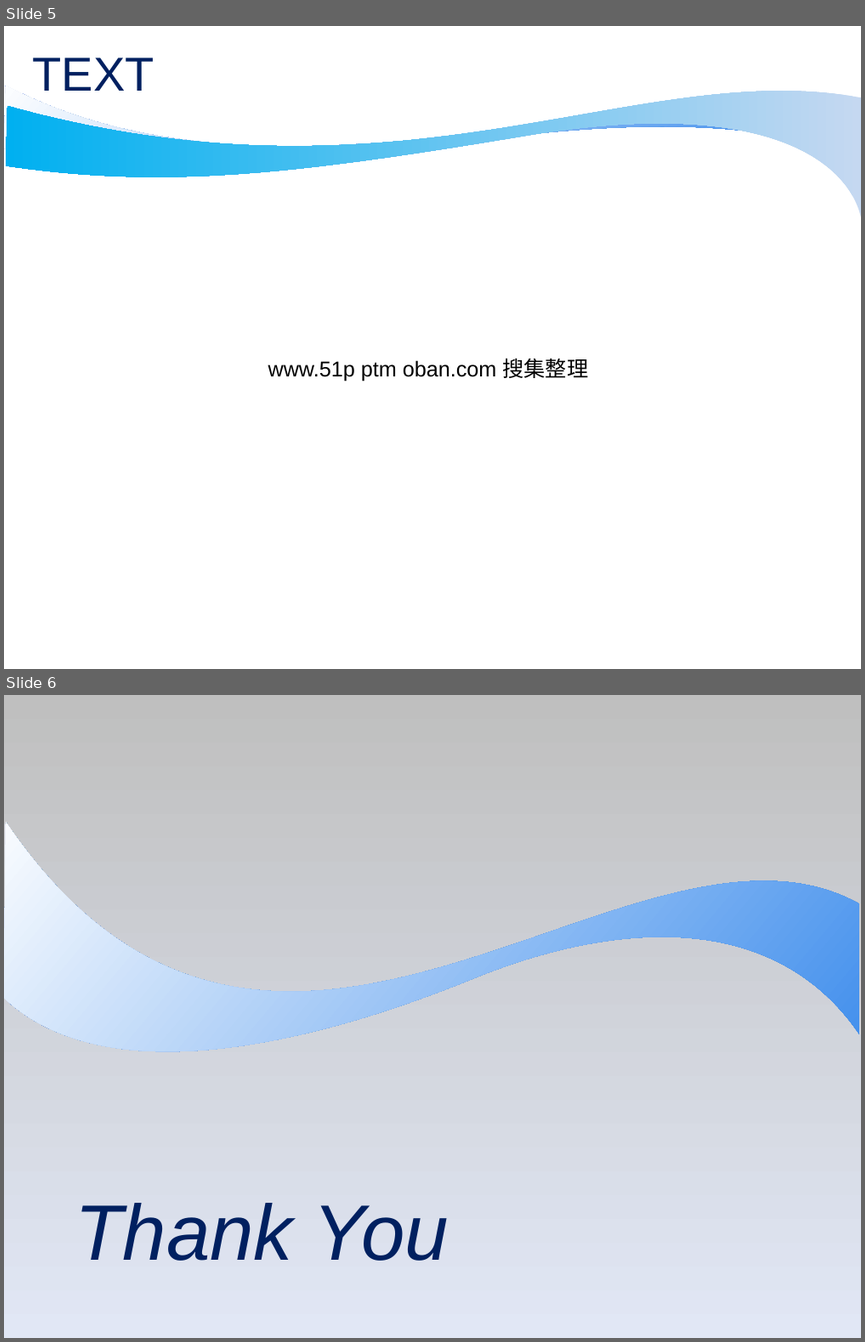
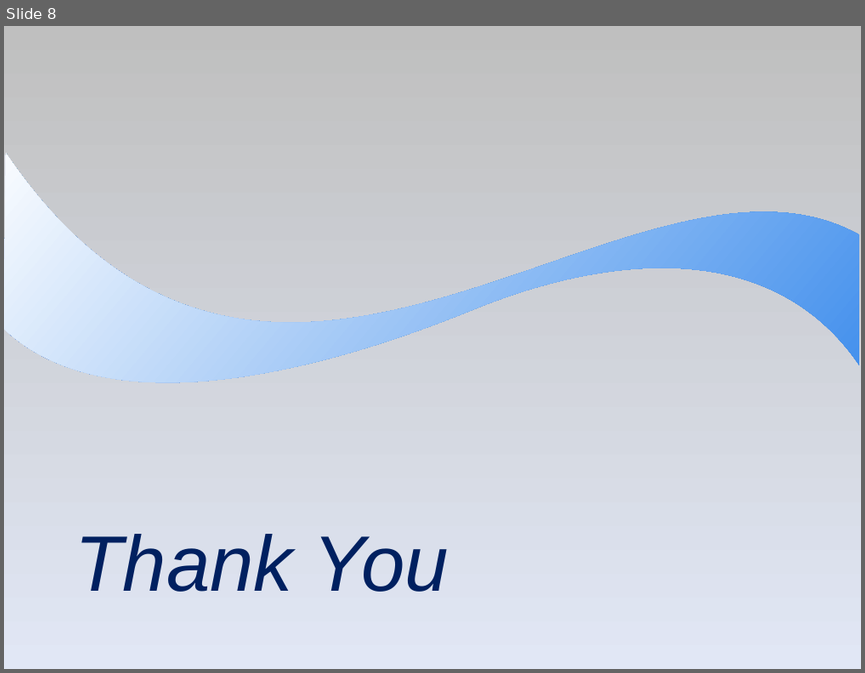
Before and after one commit to wobushixianyu/GitSkillSharing, a slide deck: git_skill_sharing.ppt. Shown one above the other, each under a label of ours: slides 5 and 6 before the commit, slide 8 after it. The pictures are 865x1342 and 865x673 pixels, drawn with LibreOffice and Linux fonts; fonts in the diff are those of the drawing; background and template pictures are left out. Boxes give left, top, right and bottom in pixels: in the first picture for what was removed or moved away, otherwise in the second. Text is boxed around its words. In the diff, an @@ line names an element or a change of style, - is before the commit and + after.

```diff
--- a/git_skill_sharing.ppt
+++ b/git_skill_sharing.ppt
@@ slide 5 removed at <box>4,26,861,669</box>, background #FFFFFF @@
@@ freeform shape removed at <box>4,70,859,227</box> @@
@@ freeform shape removed at <box>6,57,861,217</box> @@
@@ title removed at <box>33,57,154,99</box> @@
-TEXT
@@ text removed at <box>268,358,589,381</box> @@
-www.51p ptm oban.com 搜集整理
@@ what was slide 6 is now slide 8 @@
```
Also in this commit, not shown: 3 slides changed, 4 slides added, 1 other slide removed.
